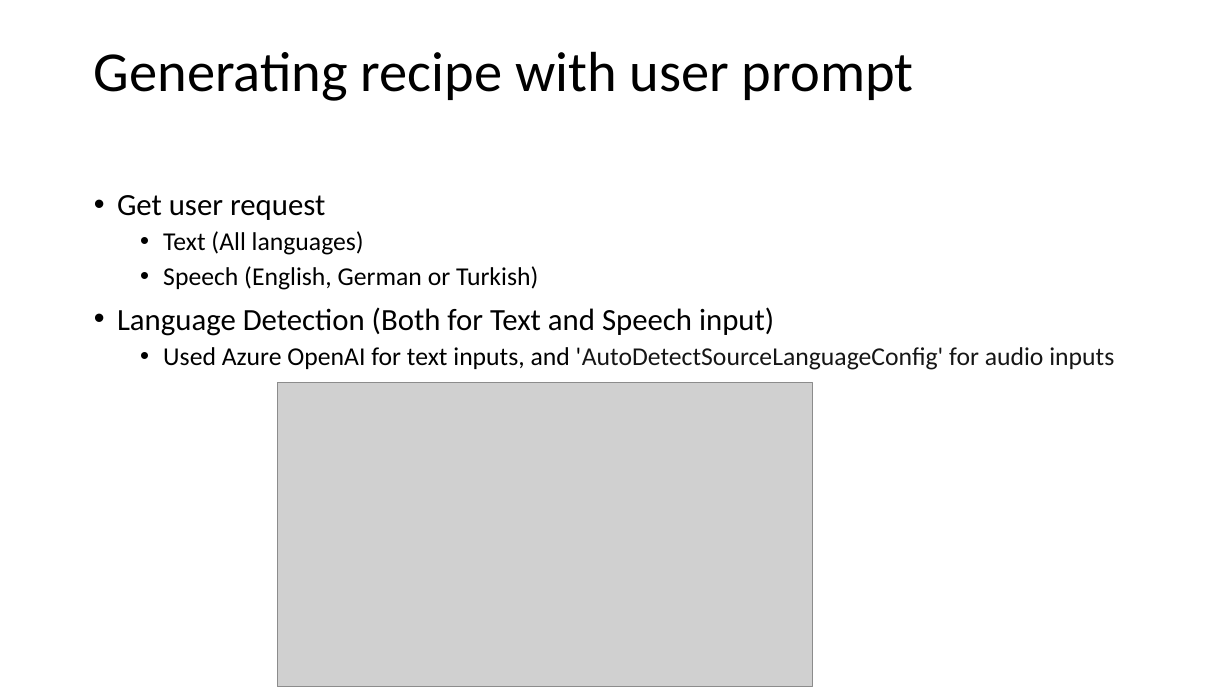
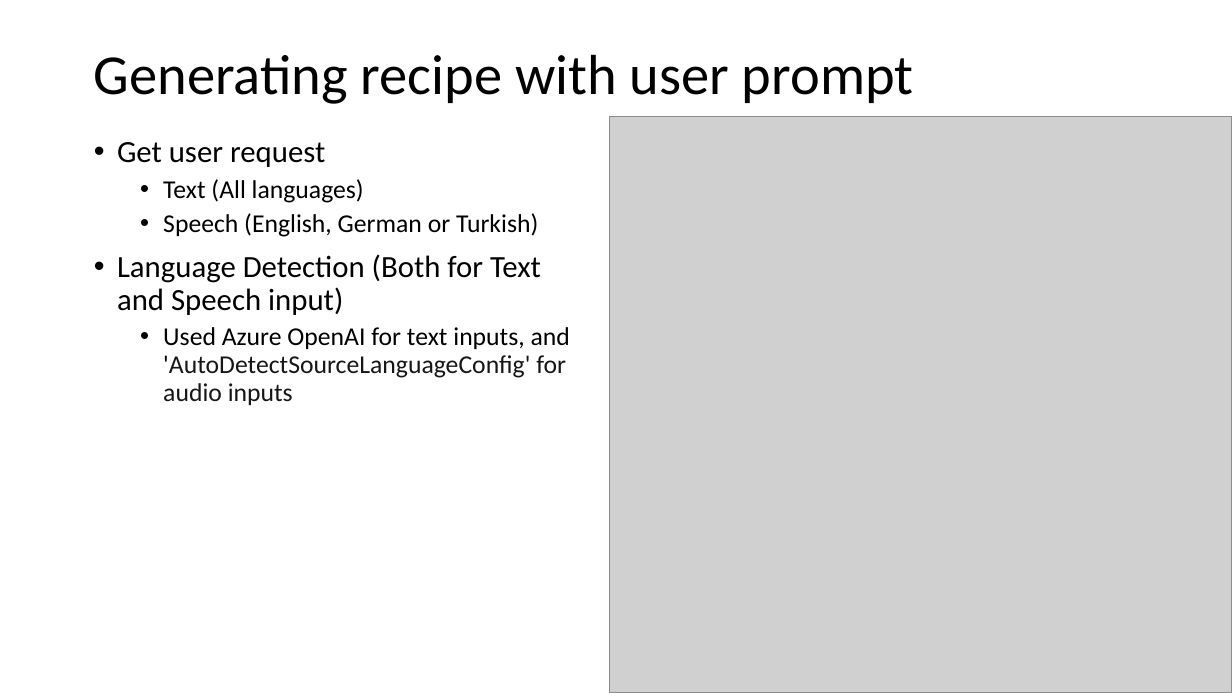
Before and after one commit to deepnetworkgmbh/generative-ai, a slide deck: slide 3 of recipe_generation/PresentationCenk.pptx (slide 2 before the commit). Drawn at 1232x693 pixels with LibreOffice and Linux fonts; fonts in the diff are those of the drawing; grey boxes stand for pictures. Boxes give left, top, right and bottom in pixels: in the first picture for what was removed or moved away, otherwise in the second. Text is boxed around its words. In the diff, an @@ line names an element or a change of style, - is before the commit and + after.

```diff
--- a/recipe_generation/PresentationCenk.pptx
+++ b/recipe_generation/PresentationCenk.pptx
@@ picture added at [610, 116, 1232, 693] @@
@@ text "Get user request" rewrapped from [117, 195, 1114, 370] to [117, 142, 570, 405] @@
@@ picture removed at [277, 383, 813, 688] @@
```
Also in this commit, not shown: 4 other slides changed, 1 slide added.
